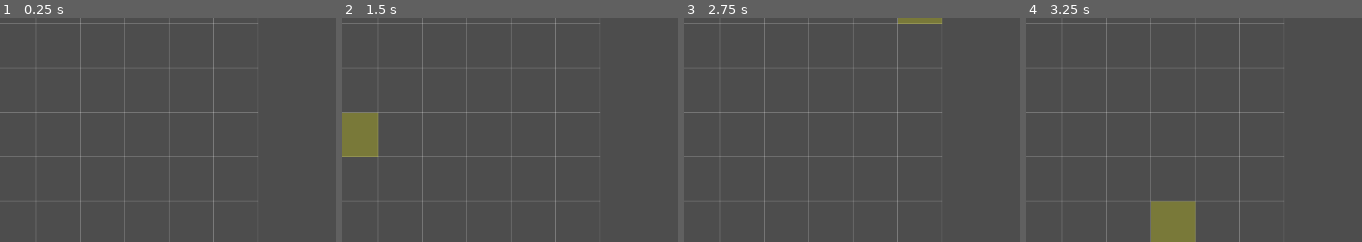
Above: before the commit, frames 1-4 (left to right).
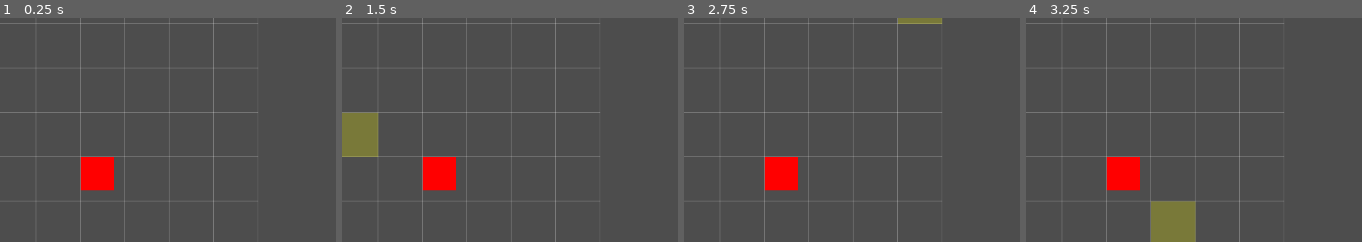
Above: after the commit, the same moments.

Repository: eric42/worldtalesfinal
Game: Godot game, scene res://main/MainScene.tscn
Two runs of this game, one before a commit and one after it. Both use one fixed random seed, a clock stepped at 60 frames per second and the inputs below. Before the commit the project starts from res://battle/BattleMap.tscn.
Inputs (mouse positions are % of the whole screen's width and height, from its top left):
- Up to frame 1 (0.25 s): no input
- Up to frame 2 (1.5 s): tap Enter at 0.5 s; move the mouse to (86, 45) at 0.52 s; click (86, 45) at 0.67 s; tap Space at 1.25 s; move the mouse to (36, 55) at 1.27 s; hold A from 1.28 s (still down); click (36, 55) at 1.42 s
- Up to frame 3 (2.75 s): tap Enter at 2 s; move the mouse to (71, 28) at 2.02 s; release A at 2.03 s; click (71, 28) at 2.17 s
- Up to frame 4 (3.25 s): tap Space at 2.75 s; move the mouse to (54, 70) at 2.77 s; click (54, 70) at 2.92 s
The pictures show only the part of the screen within x 34-84%, y 28-78%; the shares and areas given below are measured in that part.

The runs differ from the first frame. In frame 1, 1.5% of the frame differs, in the area x 23-34%, y 62-78%; in frame 2, 1.5%; in frame 3, 1.5%; in frame 4, 1.5%.

Commit message:
update 25/15
Correção da movimentação, agora ocorre mais natural do que a movimentação em diamante, limitei o caminho percorrido para realizar o trajeto, antes as unidades conseguiam alcançar casas que passavam do limite delas apesar de estar na range de movimento, agora as unidades respeitam o tamanho da range, foi implementado o sistema de turnos, diferenciação das facçoes das unidades, assim o jogador não podera mover as unidades inimigas, e foi criado o conceito base do combate, sendo atk, def, res, tipo de dano, vantagens durante combate, morte e zone para ataque, e mais importante foi gerado a mainscene que realiza o controle do jogo, assim fazendo a battlemap ser apenas as regras do mapa e herounit apenas sobre as unidades

Diff:
--- a/battle/BattleMap.gd
+++ b/battle/BattleMap.gd
@@ -1,4 +1,6 @@
 extends Node2D
+class_name BattleMap
+
 const TILE_SIZE := 64
 const WIDTH := 11
 const HEIGHT := 11
@@ -7,15 +9,22 @@
 @onready var hero_scene: PackedScene = preload("res://units/HeroUnit.tscn")
 
 var hovered_tile: Vector2i = Vector2i(-1, -1)
-var selected_unit: Node2D = null
+var selected_unit: HeroUnit = null
 
 var units: Array = []
 var reachable_tiles: Array[Vector2i] = []
 
+var astar := AStarGrid2D.new()
+
+var is_player_turn := true
+
+var attack_mode := false
+var attack_tiles: Array[Vector2i] = []
+
 func _ready():
-	print("BattleMap pronta (com Units)")
+	print("BattleMap pronta")
 	queue_redraw()
-	_spawn_test_unit()
+	_setup_astar()
 
 func _draw():
 	for x in range(WIDTH):
@@ -60,25 +69,39 @@
 			true
 		)
 
-# apenas para teste visual
-func _spawn_test_unit():
-	var u1 = hero_scene.instantiate()
-	u1.map = self
-	u1.grid_pos = Vector2i(2, 2)
-	u1.faction = "ally"
-	u1.position = Vector2(u1.grid_pos) * TILE_SIZE
-	units_container.add_child(u1)
-	units.append(u1)
-
-	var u2 = hero_scene.instantiate()
-	u2.map = self
-	u2.grid_pos = Vector2i(4, 2)
-	u2.faction = "ally"
-	u2.position = Vector2(u2.grid_pos) * TILE_SIZE
-	units_container.add_child(u2)
-	units.append(u2)
+	for tile in attack_tiles:
+		draw_rect(
+			Rect2(tile * TILE_SIZE,
+			Vector2(TILE_SIZE, TILE_SIZE)
+			),
+			Color(1, 0, 0, 0.4),
+			true
+		)
 
 func _input(event):
+	if not is_player_turn:
+		return
+
+	if event is InputEventKey and event.pressed and event.keycode == KEY_A:
+		if selected_unit and not selected_unit.has_acted:
+			attack_mode = true
+			_compute_attack_tiles(selected_unit)
+			queue_redraw()
+		return
+
+	if attack_mode and event is InputEventMouseButton and event.pressed:
+			var grid = _mouse_to_grid(event.position)
+			var target = _get_unit_at(grid)
+
+			if target and grid in attack_tiles and target.faction != selected_unit.faction:
+				_execute_attack(selected_unit, target)
+			else:
+				attack_mode = false
+				attack_tiles.clear()
+				_clear_selection()
+
+			return
+
 	if event is InputEventMouseButton and event.pressed and event.button_index == MOUSE_BUTTON_LEFT:
 		var mouse_pos: Vector2 = get_local_mouse_position()
 		var grid = Vector2i(
@@ -88,45 +111,42 @@
 
 		hovered_tile = grid
 
-		var clicked_unit = _get_unit_at(grid)
-
-		if clicked_unit:
+		var clicked_unit: HeroUnit = _get_unit_at(grid)
+
+		if clicked_unit and clicked_unit.faction == "ally":
+			if clicked_unit.has_acted:
+				return
+
 			selected_unit = clicked_unit
 			_compute_reachable_tiles(selected_unit)
-			print("Unidade selecionada:", selected_unit)
 		elif selected_unit and grid in reachable_tiles:
-			_move_unit_to(selected_unit, grid)
+
+			var path = _get_path(selected_unit.grid_pos, grid, selected_unit)
+
+			if path.size() > 0:
+				_move_unit_along_path(selected_unit, path)
+
 			reachable_tiles.clear()
 			print("Unidade movida para:", grid)
+
+			if all_player_units_acted():
+				get_parent().end_player_turn()
 		else:
 			selected_unit = null
-			reachable_tiles.clear()
 			print("Seleção limpa")
 
 		queue_redraw()
 
-func _get_unit_at(grid_pos: Vector2i):
+func _get_unit_at(grid_pos: Vector2i) -> HeroUnit:
 	for u in units:
 		if u.grid_pos == grid_pos:
 			return u
 	return null
 
-func _move_unit_to(unit: Node2D, grid_pos: Vector2i):
-	unit.grid_pos = grid_pos
-
-	var target_pos = Vector2(grid_pos) * TILE_SIZE
-
-	var tween := create_tween()
-	tween.tween_property(
-		unit,
-		"position",
-		target_pos,
-		0.2
-	).set_trans(Tween.TRANS_SINE).set_ease(Tween.EASE_IN_OUT)
-
-
 func _compute_reachable_tiles(unit):
 	reachable_tiles.clear()
+
+	_update_astar_blocked(unit)
 
 	for x in range(WIDTH):
 		for y in range(HEIGHT):
@@ -135,12 +155,11 @@
 			if tile == unit.grid_pos:
 				continue
 
-			if _is_tile_occupied(tile):
+			if astar.is_point_solid(tile):
 				continue
-
-			var dist: int = abs(tile.x - unit.grid_pos.x) + abs(tile.y - unit.grid_pos.y)
-
-			if dist <= unit.move_range:
+			var cost := _get_path_cost(unit.grid_pos, tile, unit)
+
+			if cost <= unit.move_range:
 				reachable_tiles.append(tile)
 
 func _is_tile_occupied(grid_pos: Vector2i) -> bool:
@@ -148,3 +167,136 @@
 		if u.grid_pos == grid_pos:
 			return true
 	return false
+
+func spawn_unit(scene: PackedScene, grid_pos: Vector2i, faction: String):
+	var u = scene.instantiate()
+
+	u.map = self
+	u.grid_pos = grid_pos
+	u.faction = faction
+	u.position = Vector2(grid_pos) * TILE_SIZE
+
+	units_container.add_child(u)
+	units.append(u)
+	print("Spawnando unidade em", grid_pos)
+
+func _setup_astar():
+	astar.region = Rect2i(0, 0, WIDTH, HEIGHT)
+	astar.cell_size = Vector2i(1, 1)
+	astar.diagonal_mode = AStarGrid2D.DIAGONAL_MODE_NEVER
+	astar.default_compute_heuristic = AStarGrid2D.HEURISTIC_MANHATTAN
+	astar.default_estimate_heuristic = AStarGrid2D.HEURISTIC_MANHATTAN
+	astar.update()
+
+func _update_astar_blocked(unit_to_ignore):
+	astar.update()
+
+	for u in units:
+		if u == unit_to_ignore:
+			continue
+		astar.set_point_solid(u.grid_pos, true)
+
+func _get_path(from: Vector2i, to: Vector2i, unit):
+	_update_astar_blocked(unit)
+
+	if astar.is_point_solid(to):
+		return []
+
+	var path: Array[Vector2i] = astar.get_id_path(from, to)
+	return path
+
+func _move_unit_along_path(unit, path: Array[Vector2i]):
+	if path.size() <= 1:
+		return
+
+	path.remove_at(0)
+
+	var tween := create_tween()
+
+	for tile in path:
+		tween.tween_property(
+			unit,
+			"position",
+			Vector2(tile) * TILE_SIZE,
+			0.15
+		).set_trans(Tween.TRANS_SINE).set_ease(Tween.EASE_IN_OUT)
+
+		tween.tween_callback(func():
+			unit.grid_pos = tile
+			)
+	tween.finished.connect(func():
+		unit.has_acted = true
+		_clear_selection()
+
+		if all_player_units_acted():
+			get_parent().end_player_turn()
+	)
+
+func _get_path_cost(from: Vector2i, to: Vector2i, unit) -> int:
+	var path = _get_path(from, to, unit)
+	if path.is_empty():
+		return INF
+	return path.size() - 1
+
+func _clear_selection():
+	selected_unit = null
+	reachable_tiles.clear()
+	queue_redraw()
+
+func all_player_units_acted() -> bool:
+	for u in units:
+		if u.faction == "ally" and not u.has_acted:
+			return false
+	return true
+
+func _compute_attack_tiles(unit):
+	attack_tiles.clear()
+
+	var dirs = [
+		Vector2i.LEFT,
+		Vector2i.RIGHT,
+		Vector2i.UP,
+		Vector2i.DOWN
+	]
+
+	for d in dirs:
+		var tile = unit.grid_pos + d
+		if _is_inside_map(tile):
+			attack_tiles.append(tile)
+
+
+func _execute_attack(attacker, defender):
+	var damage = CombatResolver.calculate_damage(
+		attacker,
+		defender,
+		CombatResolver.AttackType.PHYSICAL,
+		CombatResolver.Modifier.NEUTRAL,
+		CombatResolver.Modifier.NEUTRAL
+	)
+
+	defender.hp -= damage
+	print("Dano Causado:", damage, "HP restante:", defender.hp)
+
+	if defender.hp <= 0:
+		_kill_unit(defender)
+
+	attacker.has_acted = true
+	attack_mode = false
+	attack_tiles.clear()
+	_clear_selection()
+
+	if all_player_units_acted():
+		get_parent().end_player_turn()
+
+func _kill_unit(unit):
+	units.erase(unit)
+	unit.queue_free()
+
+func _is_inside_map(tile: Vector2i) -> bool:
+	return tile.x >= 0 and tile.y >= 0 and tile.x < WIDTH and tile.y < HEIGHT
+
+func _mouse_to_grid(mouse_pos: Vector2) -> Vector2i:
+	return Vector2i(
+		int(mouse_pos.x / TILE_SIZE),
+		int(mouse_pos.y / TILE_SIZE)
+	)
--- /dev/null
+++ b/battle/CombatResolver.gd
@@ -0,0 +1,56 @@
+extends Node
+class_name CombatResolver
+
+enum AttackType {
+	PHYSICAL,
+	MAGIC
+}
+
+enum Modifier {
+	VANTAGE,
+	NEUTRAL,
+	DISVANTAGE
+}
+
+static func modifier_value(mod: Modifier) -> float:
+	match mod:
+		Modifier.VANTAGE:
+			return 1.2
+		Modifier.NEUTRAL:
+			return 1.0
+		Modifier.DISVANTAGE:
+			return 0.8
+	return 1.0
+
+static func weapon_triangle_value(mod: Modifier) -> float:
+	match mod:
+		Modifier.VANTAGE:
+			return 1.5
+		Modifier.NEUTRAL:
+			return 1.0
+		Modifier.DISVANTAGE:
+			return 0.5 #staff
+	return 1.0
+
+static func calculate_damage(
+	attacker,
+	defender,
+	attack_type: AttackType,
+	skill_mod: Modifier,
+	wt_mod: Modifier
+) -> int:
+
+	var skill := modifier_value(skill_mod)
+	var wt := weapon_triangle_value(wt_mod)
+
+	var raw_damage: float = attacker.atk * skill * wt
+	var defense := 0
+
+	if attack_type == AttackType.PHYSICAL:
+		defense = defender.def
+	else:
+		defense = defender.res
+
+	var final_damage := int(raw_damage - defense)
+
+	return max(1, final_damage)
--- /dev/null
+++ b/main/MainScene.gd
@@ -0,0 +1,40 @@
+extends Node2D
+
+@onready var map = $BattleMap
+@onready var hero_scene: PackedScene = preload("res://units/HeroUnit.tscn")
+
+enum Turn {
+	PLAYER,
+	ENEMY
+}
+
+var current_turn: Turn = Turn.PLAYER
+
+func _ready():
+	print("MainScene pronta")
+	_start_player_turn()
+
+	map.spawn_unit(hero_scene, Vector2i(2, 2), "ally")
+	map.spawn_unit(hero_scene, Vector2i(4, 2), "ally")
+	map.spawn_unit(hero_scene, Vector2i(7, 6), "enemy")
+
+func _start_player_turn():
+	current_turn = Turn.PLAYER
+	map.is_player_turn = true
+
+	for u in map.units:
+		u.has_acted = false
+
+	print("Turno do PLAYER")
+
+func end_player_turn():
+	print("Fim do turno do PLAYER")
+	_start_enemy_turn()
+
+func _start_enemy_turn():
+	current_turn = Turn.ENEMY
+	map.is_player_turn = false
+	print("Turno do ENEMY")
+
+	await get_tree().create_timer(1.0).timeout
+	_start_player_turn()
--- /dev/null
+++ b/main/MainScene.tscn
@@ -0,0 +1,9 @@
+[gd_scene load_steps=3 format=3 uid="uid://cg1htiqjculc4"]
+
+[ext_resource type="Script" uid="uid://ckaeanfr4em3v" path="res://main/MainScene.gd" id="1_armln"]
+[ext_resource type="PackedScene" uid="uid://dcat7qhvav4tu" path="res://battle/BattleMap.tscn" id="1_aw1al"]
+
+[node name="MainScene" type="Node2D"]
+script = ExtResource("1_armln")
+
+[node name="BattleMap" parent="." instance=ExtResource("1_aw1al")]
--- a/project.godot
+++ b/project.godot
@@ -11,6 +11,6 @@
 [application]
 
 config/name="WorldTalesF"
-run/main_scene="uid://dcat7qhvav4tu"
+run/main_scene="uid://cg1htiqjculc4"
 config/features=PackedStringArray("4.4", "Forward Plus")
 config/icon="res://icon.svg"
--- a/units/HeroUnit.gd
+++ b/units/HeroUnit.gd
@@ -1,9 +1,27 @@
 extends Node2D
+class_name HeroUnit
 
-var map: Node2D
+var map: BattleMap
 var grid_pos: Vector2i
 var faction: String
+
+#stats
+var max_hp: int = 20
+var hp : int = 20
+var atk : int = 10
+var def : int = 5
+var res : int = 3
+var spd : int = 5
+
 var move_range: int = 3
+
+var has_acted := false
 
 func _ready():
 	print("HeroUnit pronta | grid =", grid_pos, "| faction =", faction)
+
+func reset_turn():
+	has_acted = false
+
+func is_alive() -> bool:
+	return hp > 0
Not shown, added: battle/CombatResolver.gd.uid
Not shown, added: main/MainScene.gd.uid
